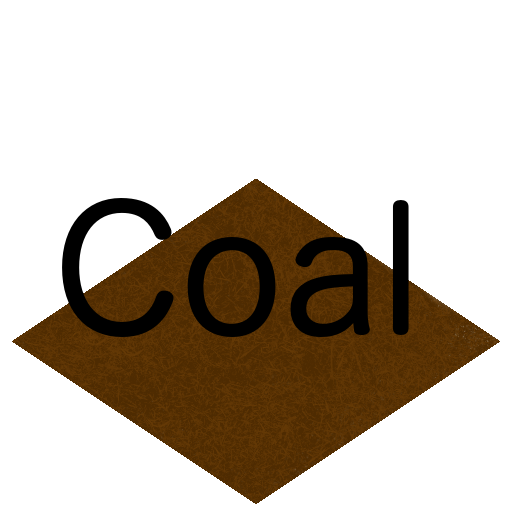
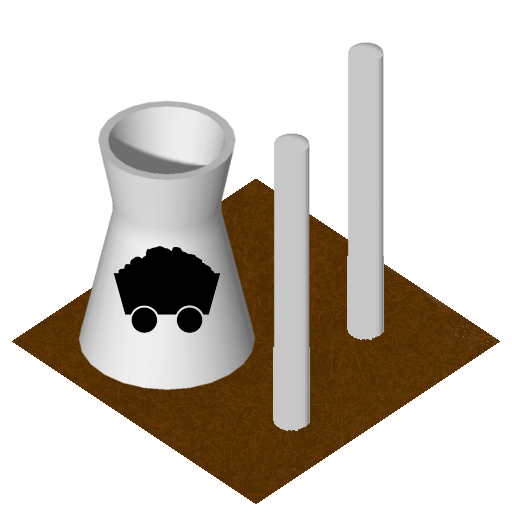
Revision of a layered 512x512 image; what changed, layer by layer:
added layer "Layer 3" above "tall thing copy" over [113, 246, 221, 333]
added layer "tall thing copy" above "tall thing" over [346, 42, 385, 340]
added layer "tall thing" above "Layer 2" over [272, 133, 311, 431]
added layer "Layer 1" above "temp" over [78, 100, 256, 391]
hid "Coal" over [62, 198, 409, 337]
